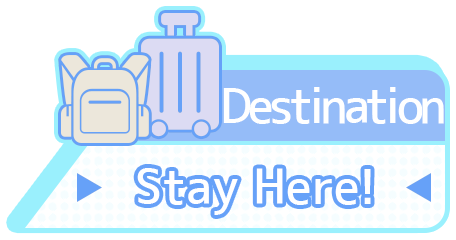
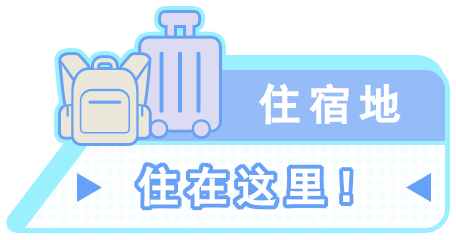
Layers edited between the first and the second 456x240 image:
removed layer "Stay Here!" from group "Text" over 137, 168, 371, 215
removed layer "Destination" from group "Text" over 223, 87, 444, 124
added layer "住在这里！" in group "Text" over 138, 166, 350, 207
added layer "住宿地" in group "Text" over 259, 83, 401, 125
added layer "住在这里！bg" in group "Text" over 134, 162, 354, 211
